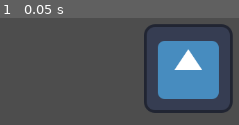
Above: before the commit, frame 1.
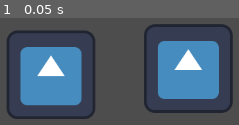
Above: after the commit, the same moment.

Repository: EduardoMeloC/GodotCICD
Game: Godot game, scene res://icon.tscn
Two runs of this game, one before a commit and one after it. Both use one fixed random seed, a clock stepped at 60 frames per second and the inputs below. The engine's default icon, where the game draws it, is replaced by a stand-in: a white triangle on a blue panel in a dark square.
Inputs:
- Up to frame 1 (0.05 s): no input

The runs differ from the first frame. In frame 1, 18% of the frame differs, in the area x 2-40%, y 12-95%.

Commit message:
New icon

Diff:
--- a/GodotCICD/icon.tscn
+++ b/GodotCICD/icon.tscn
@@ -5,3 +5,7 @@
 [node name="Icon" type="Sprite2D"]
 position = Vector2(544, 226)
 texture = ExtResource("1_fp5en")
+
+[node name="Icon" type="Sprite2D" parent="."]
+position = Vector2(-198, 9)
+texture = ExtResource("1_fp5en")
